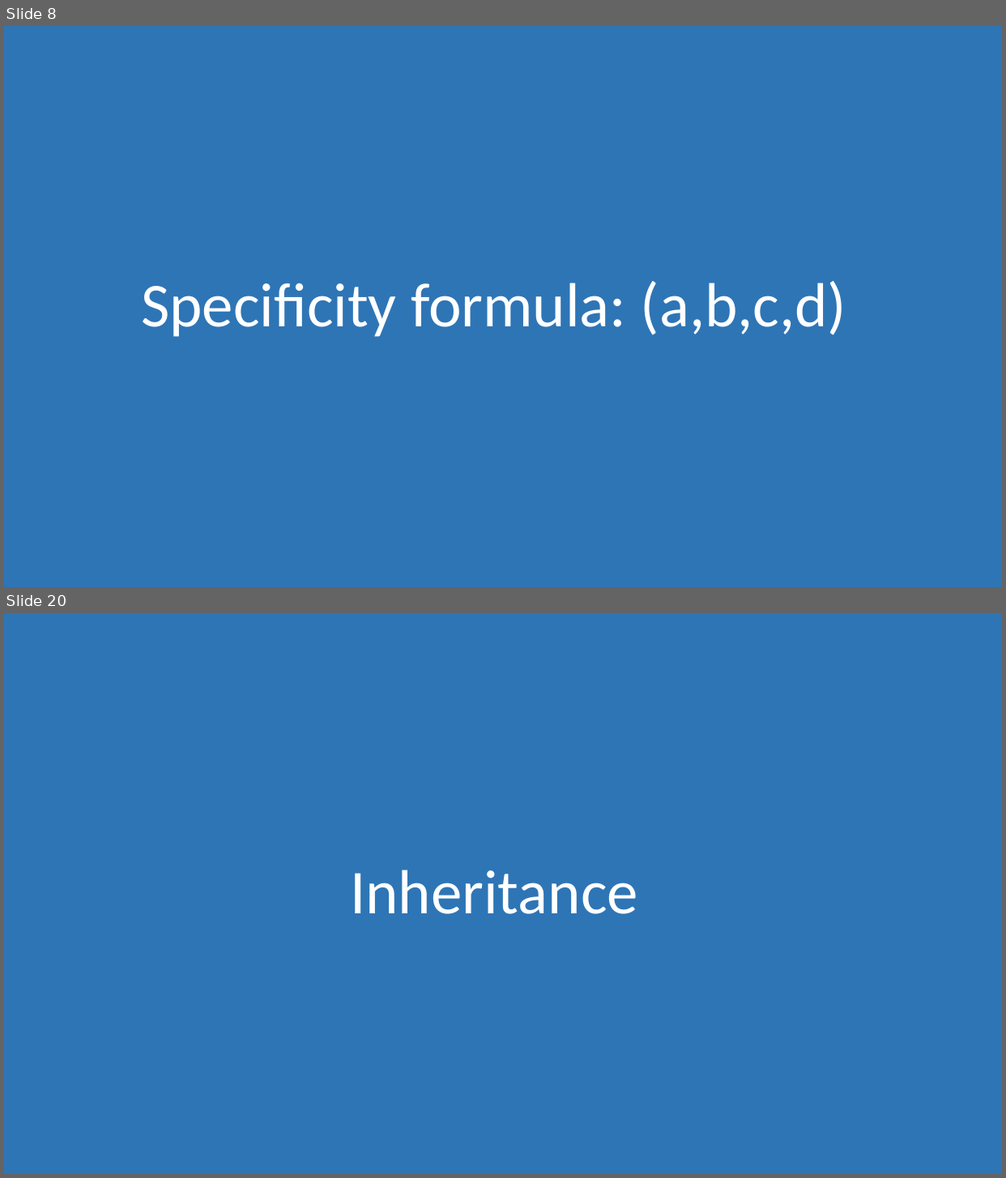
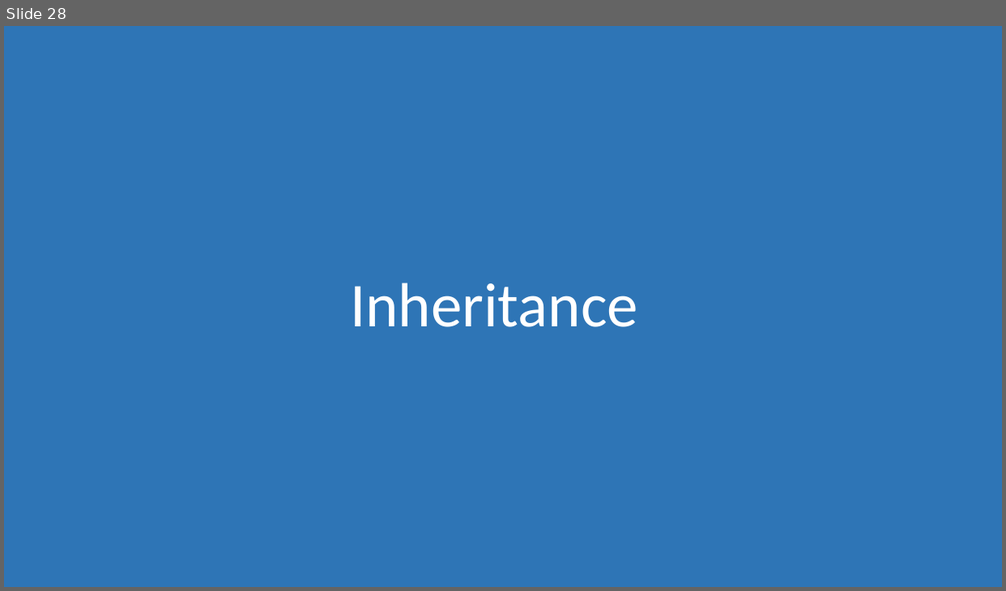
Before and after one commit to morkkis/PWD, a slide deck: presentations/chapter-1/Practical Web Dev.pptx. Shown one above the other, each under a label of ours: slides 8 and 20 before the commit, slide 28 after it; the slides between them are not shown. The pictures are 1006x1178 and 1006x591 pixels, drawn with LibreOffice and Linux fonts; fonts in the diff are those of the drawing. Boxes give left, top, right and bottom in pixels: in the first picture for what was removed or moved away, otherwise in the second. Text is boxed around its words. In the diff, an @@ line names an element or a change of style, - is before the commit and + after.

```diff
--- a/presentations/chapter-1/Practical Web Dev.pptx
+++ b/presentations/chapter-1/Practical Web Dev.pptx
@@ slide 8 removed at (4,26,1002,587), background #FFFFFF @@
@@ rectangle removed at (4,26,1002,587) @@
@@ title removed at (141,281,846,337) @@
-Specificity formula: (a,b,c,d)
@@ what was slide 20 is now slide 28 @@
```
Also in this commit, not shown: 3 slides changed, 27 slides added, 16 other slides removed, 7 other files.
